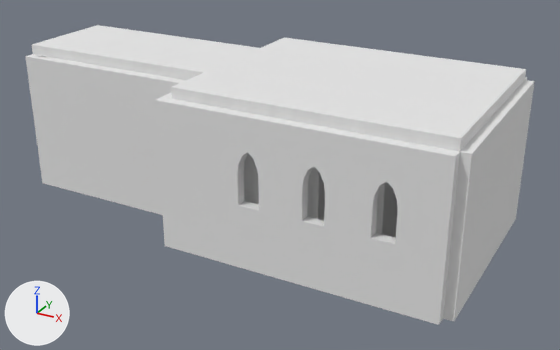
The Blender file Unity/Gothic_Church/Assets/GothicChurch.blend, before and after one commit.
Before and after are seen from a 50 mm lens placed at (28.4, -60.8, 33.5), pointed at (-4.9, -0.2, 3.2). Lighting does not change. The marker at lower left points along +X, +Y and +Z.

Objects in the first picture: 'Main Floor', 'Pillar'.
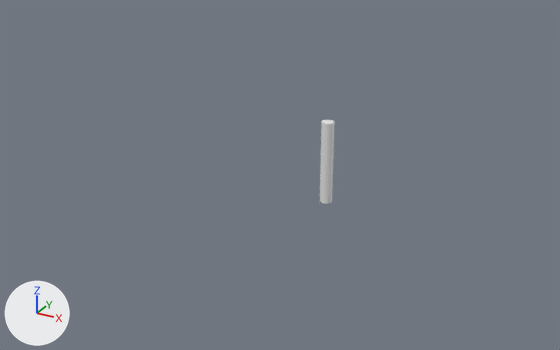
What differs and where, as boxes (x1, y1, x2, y2) in the pictures (560 x 350 px):
```json
{"object": "Main Floor", "change": "hidden", "before": [25, 25, 535, 325]}
{"object": "Pillar", "change": "reshaped, moved, modifiers changed, rescaled", "before": [244, 154, 385, 234], "after": [320, 120, 335, 204]}
{"part": 1, "of": "me_cylinder", "change": "deleted", "before": [244, 154, 385, 234]}
{"part": 2, "of": "me_cylinder", "change": "added", "after": [320, 120, 335, 204]}
```

Edits to the scene script, one JSON object a line:
```json
{"block": "me_cylinder", "where": "# used by ob_pillar; location = (13.0, -6.0, 7.0); scale = (1.0, 1.0, 6.0)"}
{"op": "remove", "block": "me_cylinder", "code": "me_cylinder.from_pydata(...)  # 64 vertices, 34 faces; spans x -1.0..1.0, y -1.0..1.0, z -1.0..1.0"}
{"op": "add", "block": "me_cylinder", "code": "me_cylinder.from_pydata(...)  # 65 vertices, 65 faces; spans x -0.6..0.6, y -0.6..0.6, z 0.0..2.0"}
{"block": "me_cylinder", "change": "me_cylinder part 1: the whole mesh is rebuilt"}
{"block": "me_cylinder", "change": "me_cylinder part 2"}
{"block": "me_cylinder", "change": "49 vertices are added at x -0.6..0.6, y -0.6..0.6, z 0.0..2.0"}
{"block": "me_cylinder", "change": "16 new vertices lie (0.0, 0.0, 2.0) away from vertices in x -0.6..0.6, y -0.6..0.6, z 0.0"}
{"block": "me_cylinder", "change": "65 new faces join them"}
{"op": "add", "block": "ob_main_floor", "code": "ob_main_floor.hide_viewport = True"}
{"op": "set", "path": "ob_pillar.scale", "old": "(1.0, 1.0, 6.0)", "new": "(1.0, 1.0, 1.0)"}
{"op": "set", "path": "ob_pillar.location", "old": "(13.0, -6.0, 7.0)", "new": "(0.0, 0.0, 1.5)"}
{"block": "ob_pillar", "where": "_m = ob_pillar.modifiers.new('Array', 'ARRAY')"}
{"op": "remove", "block": "ob_pillar", "code": "_m = ob_pillar.modifiers.new('Mirror', 'MIRROR')"}
{"op": "remove", "block": "ob_pillar", "code": "_m.use_axis = (False, True, False)"}
{"op": "remove", "block": "ob_pillar", "code": "_m.mirror_object = ob_main_floor"}
{"op": "set", "path": "_m.relative_offset_displace", "old": "(-3.0, 0.0, 0.0)", "new": "(0.0, 0.0, 1.0)"}
```
